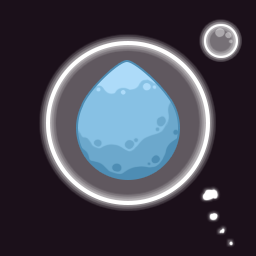
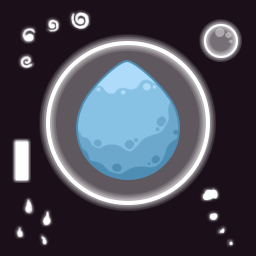
Layered file, before and after one edit (w=256, h=256). Changes by layer:
added layer "Rectangle 1" above "Layer 4" over left=16, top=142, right=28, bottom=180
painted on "Layer 4" over left=16, top=12, right=90, bottom=245
